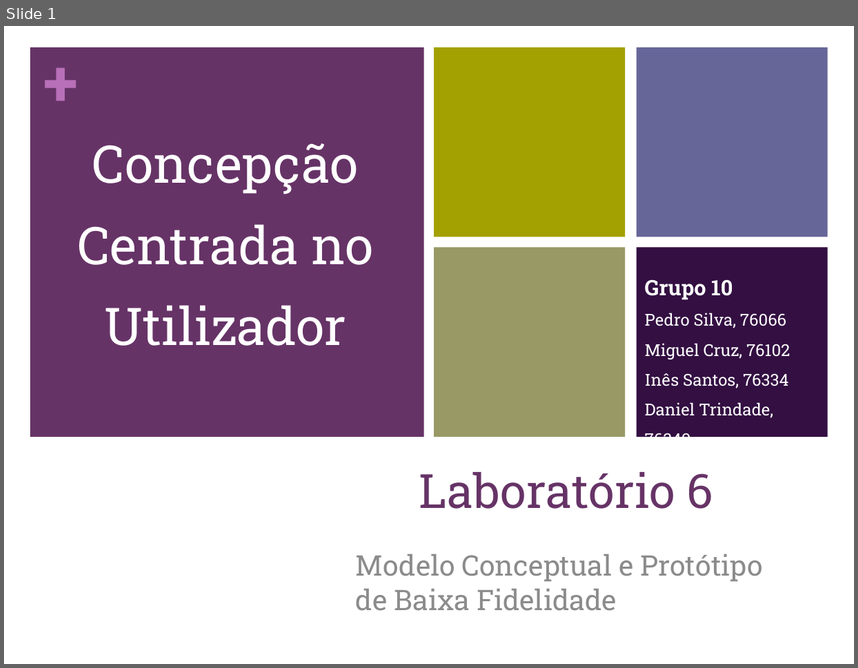
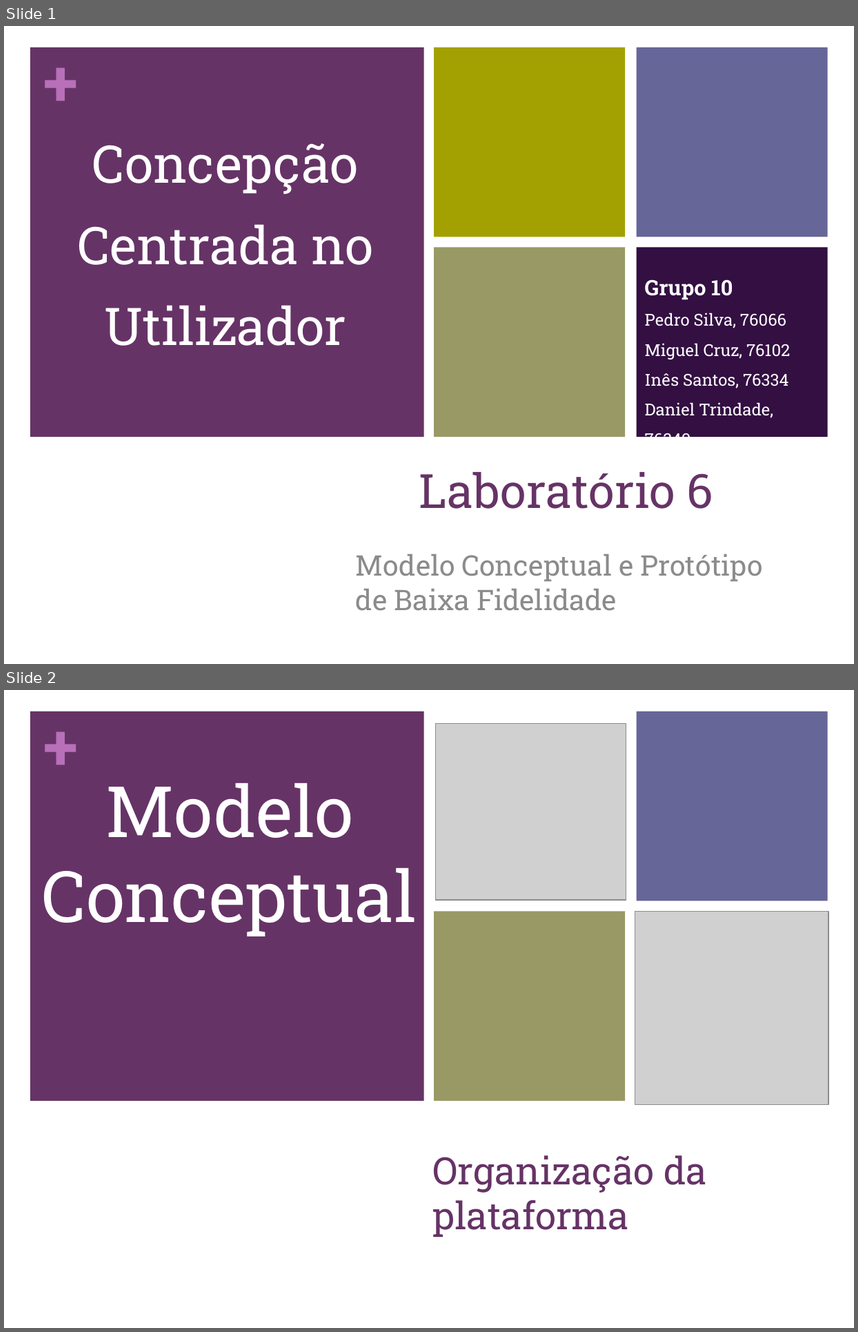
Before and after one commit to carboned4/C_C_U-2015-10, a slide deck: Aula 06/G10 - Apresentacao - Lab05.pptx. Shown one above the other, each under a label of ours: slide 1 before the commit, slides 1 and 2 after it. The pictures are 858x668 and 858x1332 pixels, drawn with LibreOffice and Linux fonts; fonts in the diff are those of the drawing; grey boxes stand for pictures. Boxes give left, top, right and bottom in pixels: in the first picture for what was removed or moved away, otherwise in the second. Text is boxed around its words. In the diff, an @@ line names an element or a change of style, - is before the commit and + after.

Commit message:
modelo + ppt

```diff
--- a/Aula 06/G10 - Apresentacao - Lab05.pptx
+++ b/Aula 06/G10 - Apresentacao - Lab05.pptx
@@ slide 2 added at (4, 690, 854, 1328), background #FFFFFF; not listed: 4 template elements that a slide beside it also shows @@
@@ picture added at (436, 723, 626, 899) @@
@@ text added at (41, 783, 417, 936), 60 pt, text #FFFFFF @@
+Modelo Conceptual
@@ picture added at (635, 911, 829, 1105) @@
@@ title added at (433, 1155, 707, 1236), 32 pt, text #663366 @@
+Organização da plataforma
```
Also in this commit, not shown: 3 slides changed, 7 other slides added, 2 slides removed, 1 other file.
